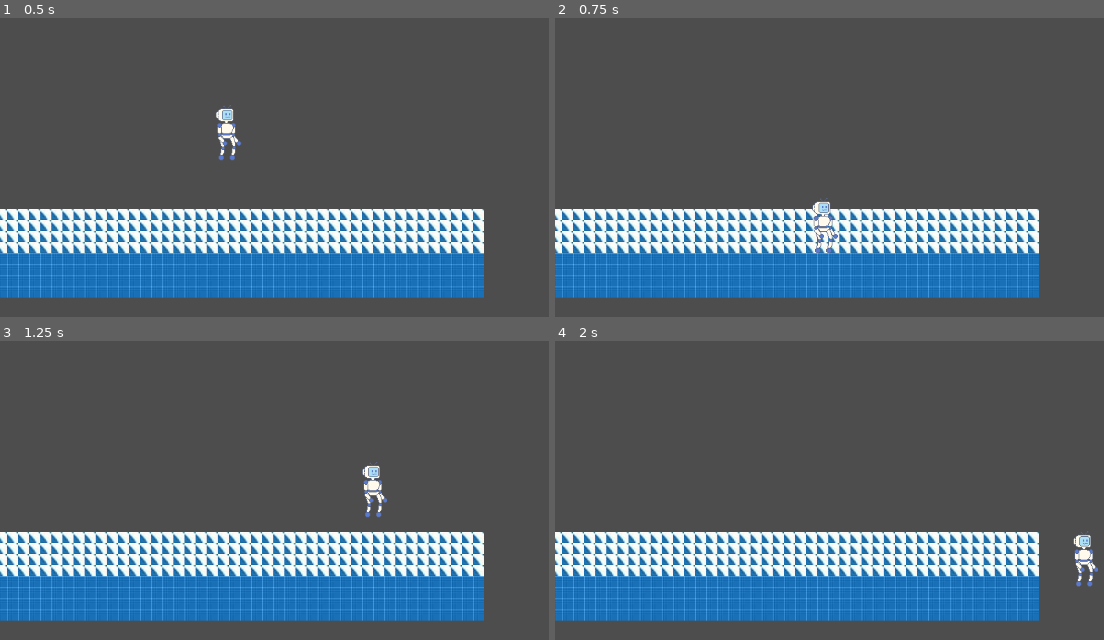
Above: before the commit, frames 1-4 (two rows, left to right).
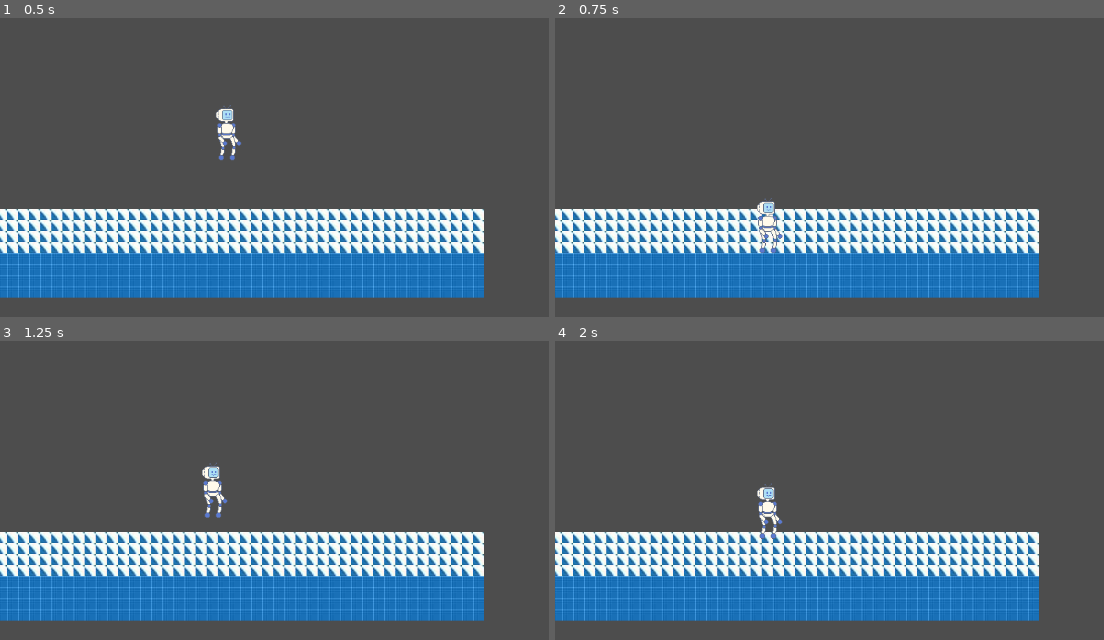
Above: after the commit, the same moments.

Repository: Karl-Gymnasiearbete/Fighting-ny
Game: Godot game, scene res://Scener/main.tscn
The game is run twice, just before and just after one commit, with the same random seed, the same clock (stepped at 60 frames per second) and the same inputs.
Inputs:
- Up to frame 1 (0.5 s): no input
- Up to frame 2 (0.75 s): tap Enter (ui_accept) at 0.5 s; hold Right (ui_right) from 0.53 s (still down); tap A (Movement, bound only before the commit) at 0.6 s
- Up to frame 3 (1.25 s): keep holding Right (ui_right); tap W (jump, bound only after the commit) at 0.77, 1.07 s; tap Enter (ui_accept) at 0.8 s
- Up to frame 4 (2 s): keep holding Right (ui_right); tap Enter (ui_accept) at 1.35 s; tap W (jump, bound only after the commit) at 1.52, 1.55, 1.82 s

Frame 1 is identical in both runs. In frame 2, 0.8% of the frame differs, in the area x 36-52%, y 60-79%; in frame 3, 0.9%, in the area x 36-71%, y 40-60%; in frame 4, 0.9%.

Commit message:
inputmap

Diff:
--- a/new-game-project/Character/1.gd
+++ b/new-game-project/Character/1.gd
@@ -11,12 +11,12 @@
 		velocity += get_gravity() * delta
 
 	# Handle jump.
-	if Input.is_action_just_pressed("ui_accept") and is_on_floor():
+	if Input.is_action_just_pressed("jump") and is_on_floor():
 		velocity.y = JUMP_VELOCITY
 
 	# Get the input direction and handle the movement/deceleration.
 	# As good practice, you should replace UI actions with custom gameplay actions.
-	var direction := Input.get_axis("ui_left", "ui_right")
+	var direction := Input.get_axis("left", "right")
 	if direction:
 		velocity.x = direction * SPEED
 	else:
--- a/new-game-project/project.godot
+++ b/new-game-project/project.godot
@@ -17,10 +17,25 @@
 
 [input]
 
-Movement={
-"deadzone": 0.5,
+left={
+"deadzone": 0.2,
 "events": [Object(InputEventKey,"resource_local_to_scene":false,"resource_name":"","device":-1,"window_id":0,"alt_press …(191 unchanged characters)…
-, Object(InputEventKey,"resource_local_to_scene":false,"resource_name":"","device":-1,"window_id":0,"alt_pressed":false,"shift_pressed":false,"ctrl_pressed":false,"meta_pressed":false,"pressed":false,"keycode":0,"physical_keycode":68,"key_label":0,"unicode":100,"location":0,"echo":false,"script":null)
+]
+}
+right={
+"deadzone": 0.2,
+"events": [Object(InputEventKey,"resource_local_to_scene":false,"resource_name":"","device":-1,"window_id":0,"alt_pressed":false,"shift_pressed":false,"ctrl_pressed":false,"meta_pressed":false,"pressed":false,"keycode":0,"physical_keycode":68,"key_label":0,"unicode":100,"location":0,"echo":false,"script":null)
+]
+}
+jump={
+"deadzone": 0.2,
+"events": [Object(InputEventKey,"resource_local_to_scene":false,"resource_name":"","device":-1,"window_id":0,"alt_pressed":false,"shift_pressed":false,"ctrl_pressed":false,"meta_pressed":false,"pressed":false,"keycode":0,"physical_keycode":87,"key_label":0,"unicode":119,"location":0,"echo":false,"script":null)
+, Object(InputEventKey,"resource_local_to_scene":false,"resource_name":"","device":-1,"window_id":0,"alt_pressed":false,"shift_pressed":false,"ctrl_pressed":false,"meta_pressed":false,"pressed":false,"keycode":0,"physical_keycode":32,"key_label":0,"unicode":32,"location":0,"echo":false,"script":null)
+]
+}
+down={
+"deadzone": 0.2,
+"events": [Object(InputEventKey,"resource_local_to_scene":false,"resource_name":"","device":-1,"window_id":0,"alt_pressed":false,"shift_pressed":false,"ctrl_pressed":false,"meta_pressed":false,"pressed":false,"keycode":0,"physical_keycode":83,"key_label":0,"unicode":115,"location":0,"echo":false,"script":null)
 ]
 }
 
